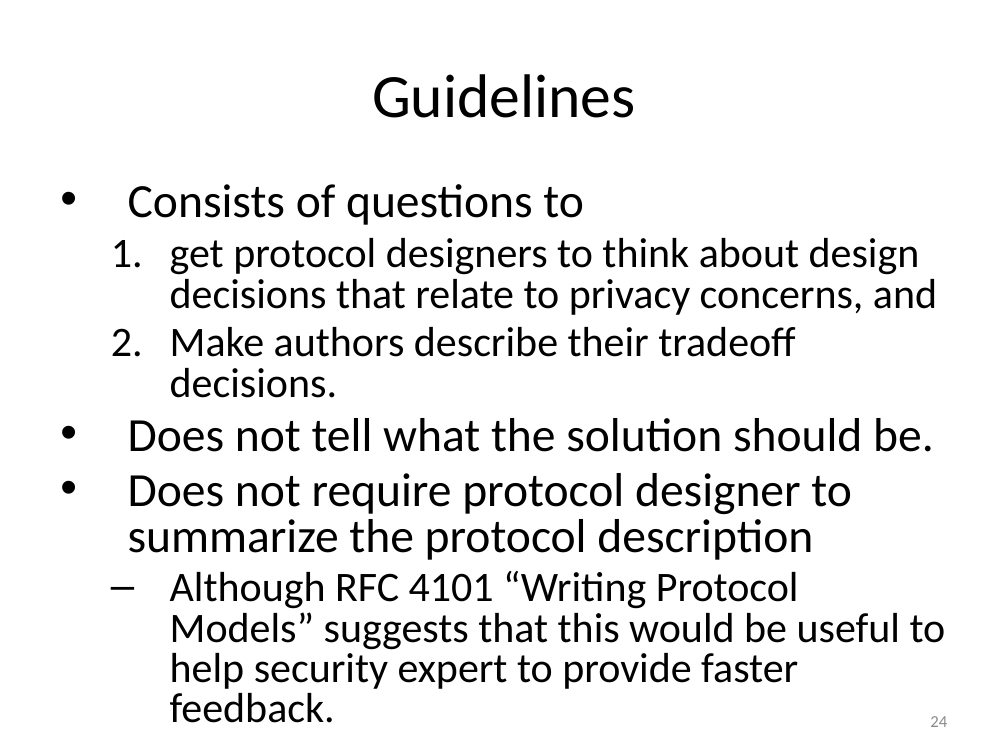
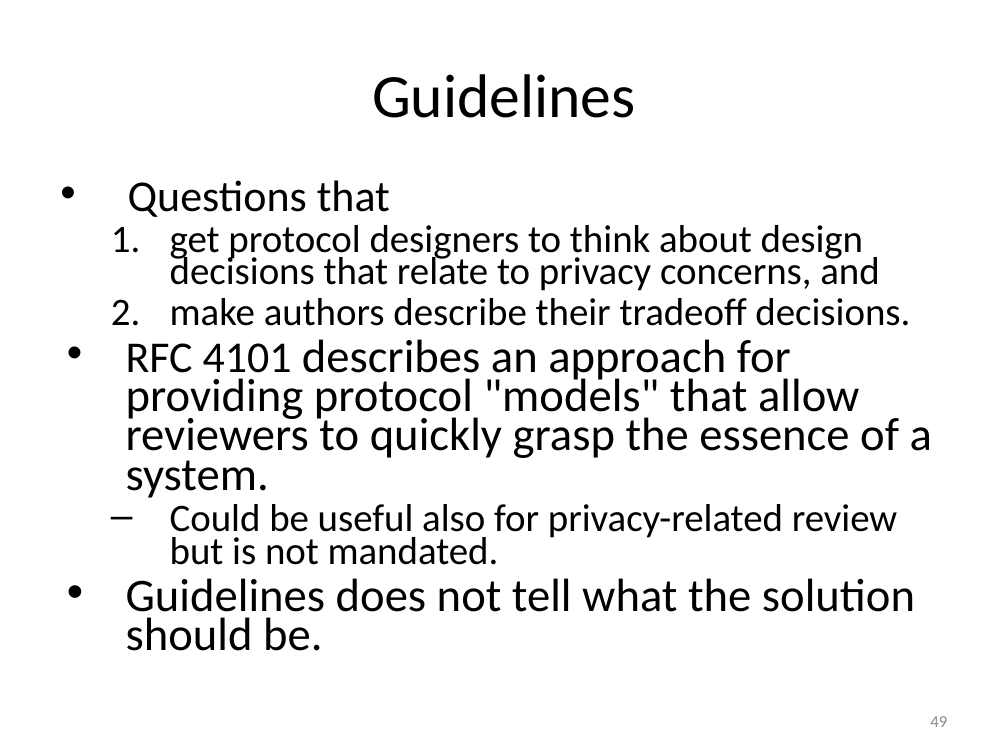
Before and after one commit to hannestschofenig/tschofenig-ids, a slide deck: slide 49 of PrivacyTutorial/iab-privacy-considerations.pptx (slide 24 before the commit). Drawn at 1008x756 pixels with LibreOffice and Linux fonts; fonts in the diff are those of the drawing. Boxes give left, top, right and bottom in pixels: in the first picture for what was removed or moved away, otherwise in the second. Text is boxed around its words. In the diff, an @@ line names an element or a change of style, - is before the commit and + after.

```diff
--- a/PrivacyTutorial/iab-privacy-considerations.pptx
+++ b/PrivacyTutorial/iab-privacy-considerations.pptx
@@ text at [128,180,390,217]: text changed; size 34 to 31.4 pt @@
-• Consists of questions to
+• Questions that
@@ text at [170,225,879,291]: size 30 to 27.8 pt in "get protocol designers to think about design ..."; line spacing 0.8 to 0.7 @@
@@ text at [126,298,932,651]: text changed; size 30 to 33.3 pt @@
-  2. Make authors describe their tradeoff decisions.
-• Does not tell what the solution should be.
-• Does not require protocol designer to summarize the protocol description
-  – Although RFC 4101 “Writing Protocol Models” suggests that this would be useful to help security expert to provide faster feedback.
+  2. make authors describe their tradeoff decisions.
+• RFC 4101 describes an approach for providing protocol "models" that allow reviewers to quickly grasp the essence of a system.
+  – Could be useful also for privacy-related review but is not mandated.
+• Guidelines does not tell what the solution should be.
@@ page number at [930,716,947,727]: text changed @@
-24
+49
```
Also in this commit, not shown: 17 other slides changed, 3 slides added, 18 slides removed.
